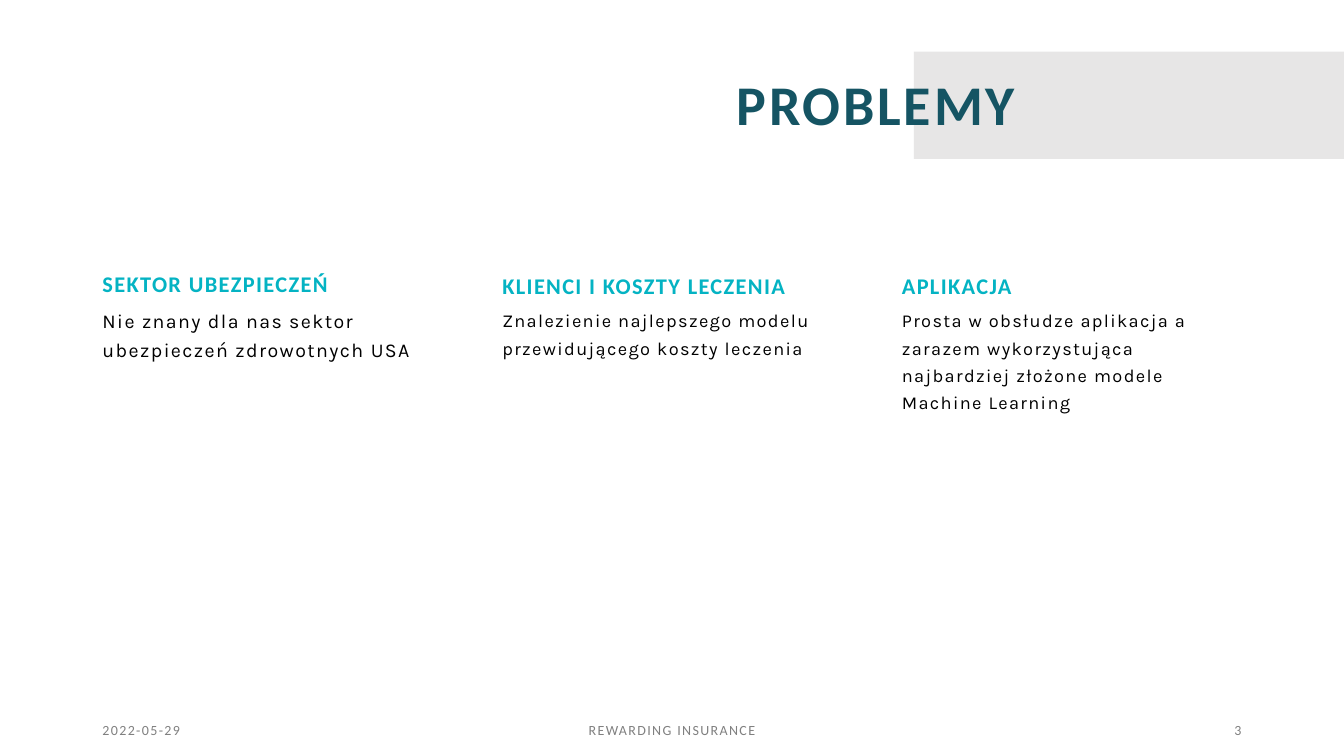
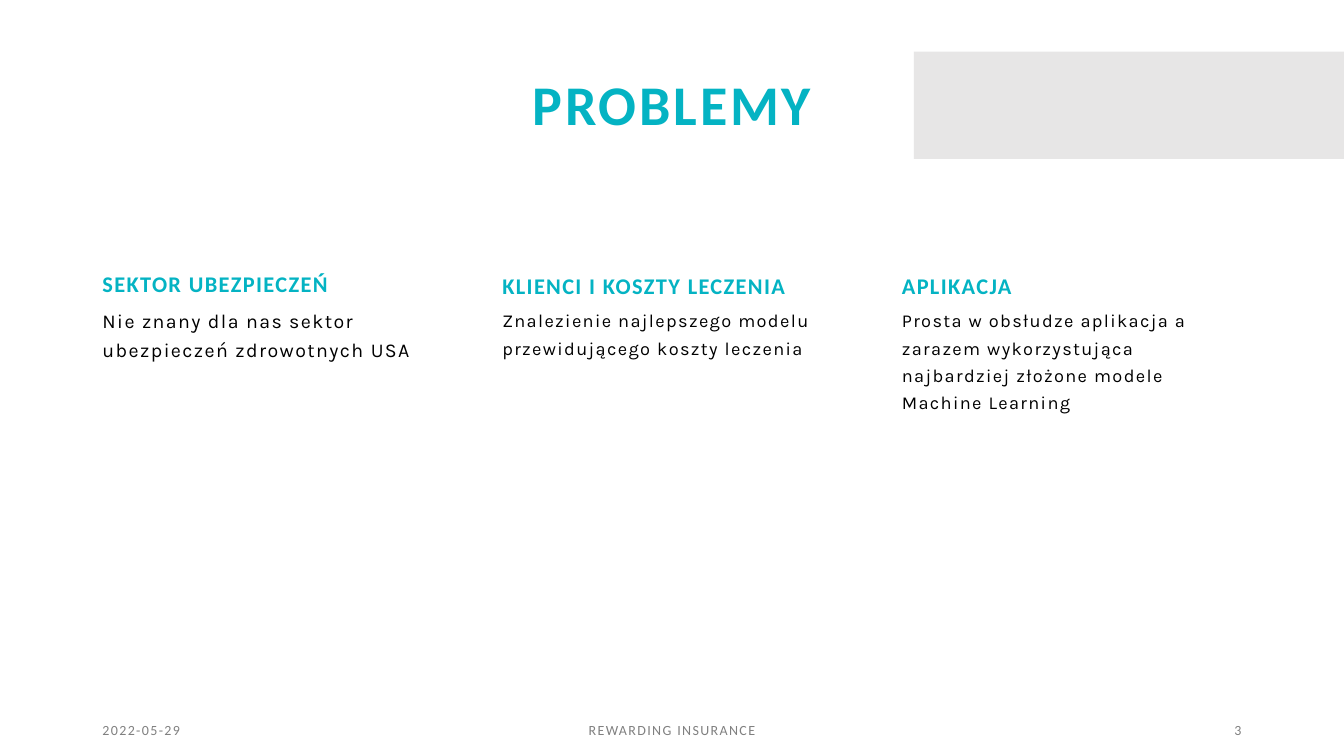
Before and after one commit to infoshareacademy/jdszr6-grupa-bez-nazwy, a slide deck: slide 3 of ML_project/rewarding Insurance 202205282249.pptx. Drawn at 1344x756 pixels with LibreOffice and Linux fonts; fonts in the diff are those of the drawing. Boxes give left, top, right and bottom in pixels: in the first picture for what was removed or moved away, otherwise in the second. Text is boxed around its words. In the diff, an @@ line names an element or a change of style, - is before the commit and + after.

```diff
--- a/ML_project/rewarding Insurance 202205282249.pptx
+++ b/ML_project/rewarding Insurance 202205282249.pptx
@@ title "PROBLEMY" at [533,88,811,126]: text colour none to #04B3C3; alignment right to centre @@
```
Also in this commit, not shown: 8 other slides changed, 10 slides added, 11 slides removed, 1 other file.
